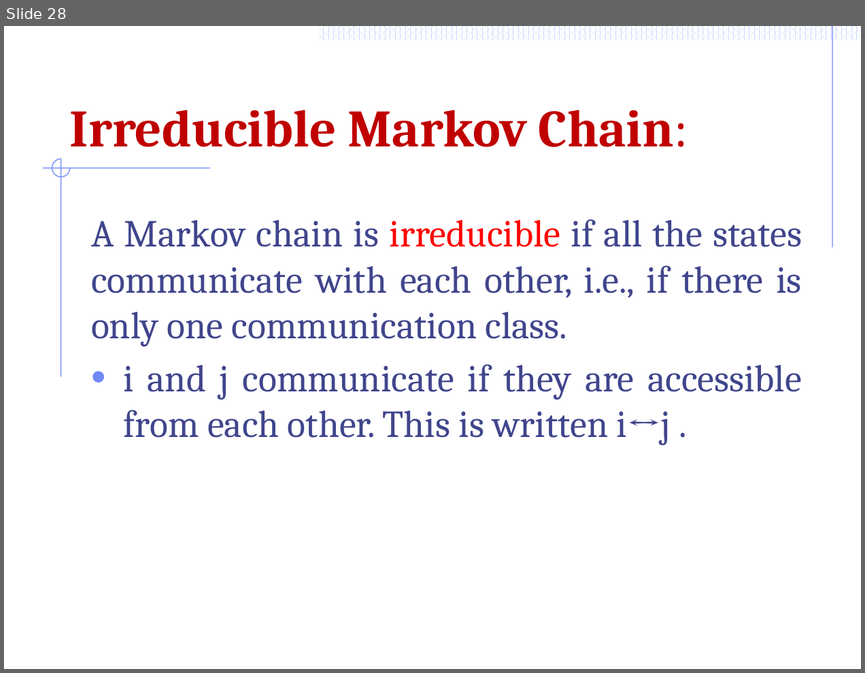
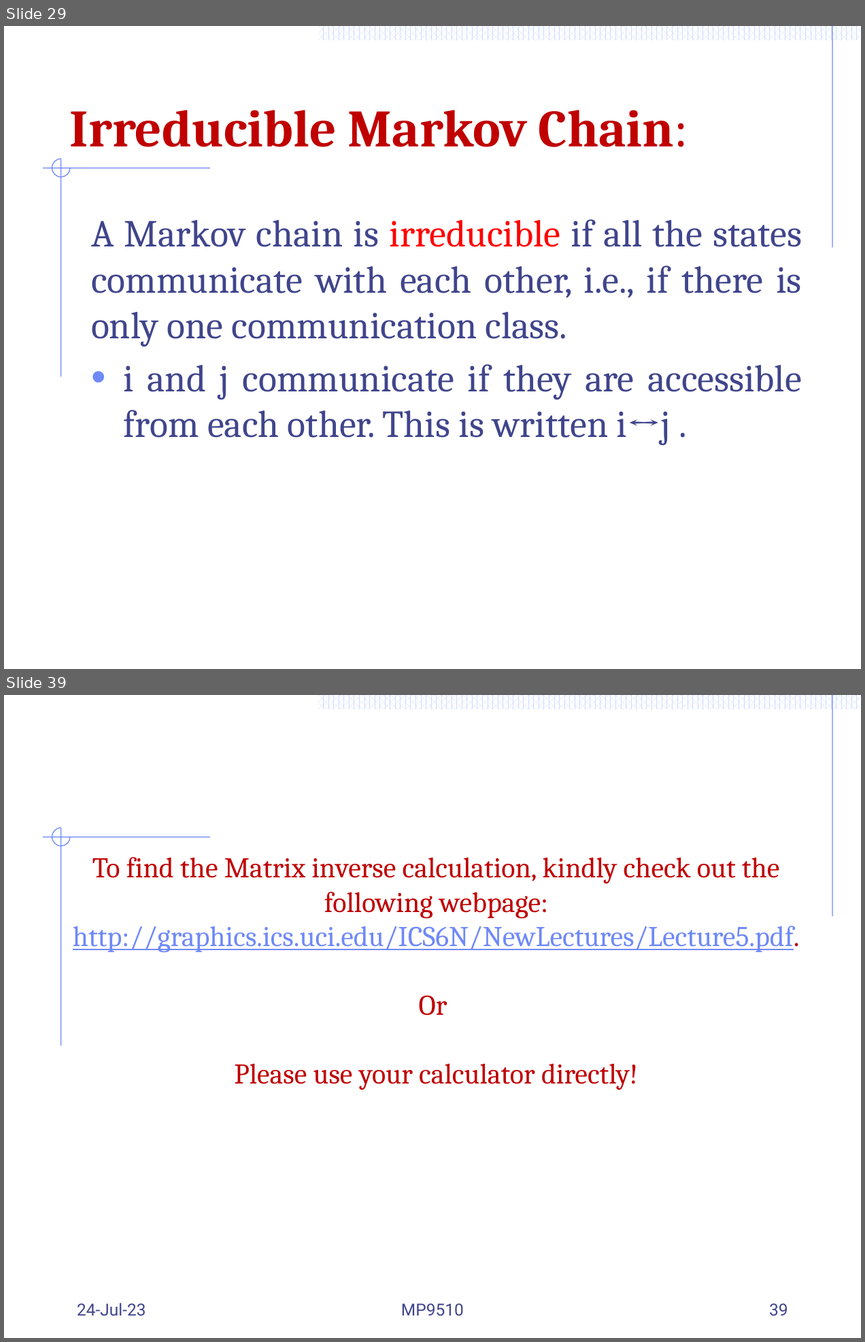
Before and after one commit to Mayooran1987/MC9510, a slide deck: Lect_3_Markov process.pptx. Shown one above the other, each under a label of ours: slide 28 before the commit, slides 29 and 39 after it; the slides between them are not shown. The pictures are 865x673 and 865x1342 pixels, drawn with LibreOffice and Linux fonts; fonts in the diff are those of the drawing. Boxes give left, top, right and bottom in pixels: in the first picture for what was removed or moved away, otherwise in the second. Text is boxed around its words. In the diff, an @@ line names an element or a change of style, - is before the commit and + after.

```diff
--- a/Lect_3_Markov process.pptx
+++ b/Lect_3_Markov process.pptx
@@ slide 39 added at [4,695,861,1338], background #FFFFFF; not listed: 56 template elements that a slide beside it also shows @@
@@ text added at [73,857,799,1089], 24 pt, text #C00000 @@
+To find the Matrix inverse calculation, kindly check out the following webpage: http://graphics.ics.uci.edu/ICS6N/NewLectures/Lecture5.pdf.
+Or
+Please use your calculator directly!
@@ text added at [77,1302,146,1316], 14 pt, text #40458C @@
+24-Jul-23
@@ text added at [401,1303,464,1316], 14 pt, text #40458C @@
+MP9510
@@ page number added at [769,1303,788,1316], 14 pt, text #40458C @@
+39
@@ what was slide 28 is now slide 29 @@
```
Also in this commit, not shown: 8 slides changed, 11 other slides added.
